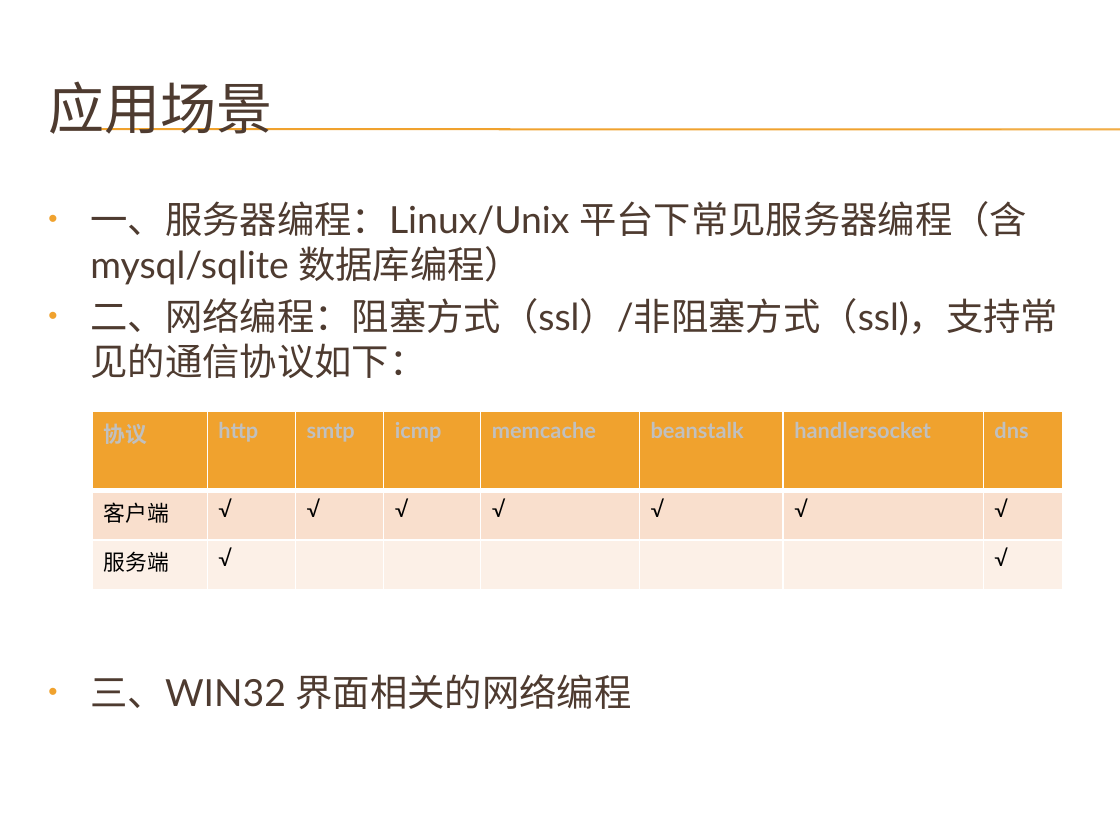
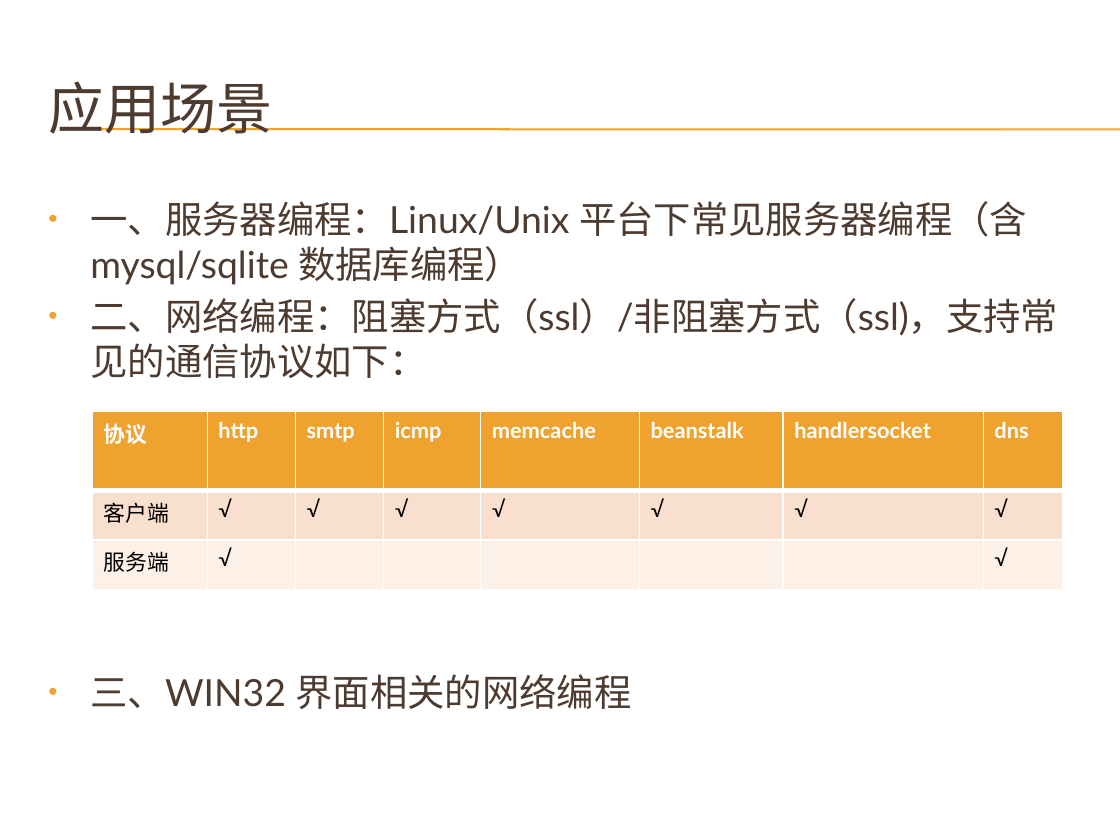
Before and after one commit to cnsuhao/developkit-acl, a slide deck: slide 4 of doc/acl.pptx. Drawn at 1120x840 pixels with LibreOffice and Linux fonts; fonts in the diff are those of the drawing; background and template pictures are left out. Boxes give left, top, right and bottom in pixels: in the first picture for what was removed or moved away, otherwise in the second. Text is boxed around its words. In the diff, an @@ line names an element or a change of style, - is before the commit and + after.

```diff
--- a/doc/acl.pptx
+++ b/doc/acl.pptx
@@ table at (93, 411, 1064, 589) @@
@@ text colour #C0C0C0 to #FFFFFF in "协议", "http", "smtp", "icmp" and 4 more places @@
@@ borders changed @@
```
Also in this commit, not shown: 3 other slides changed.
